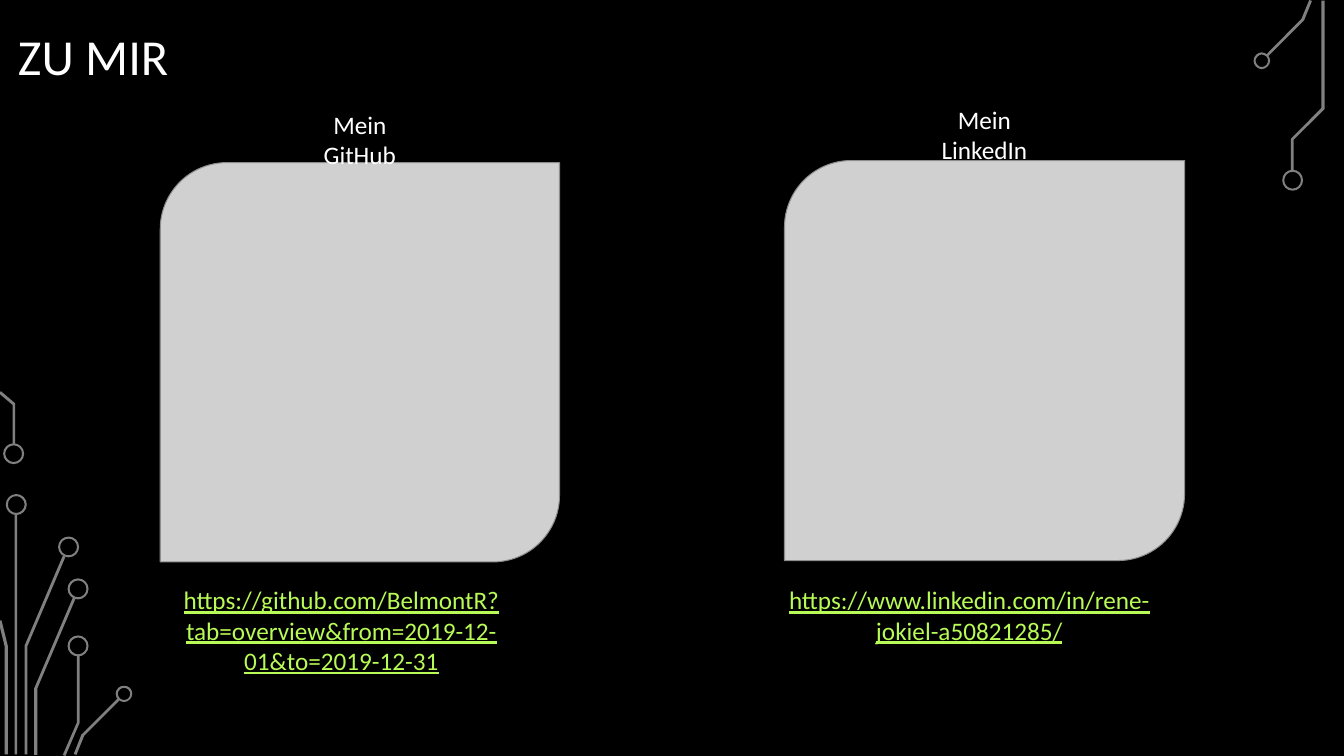
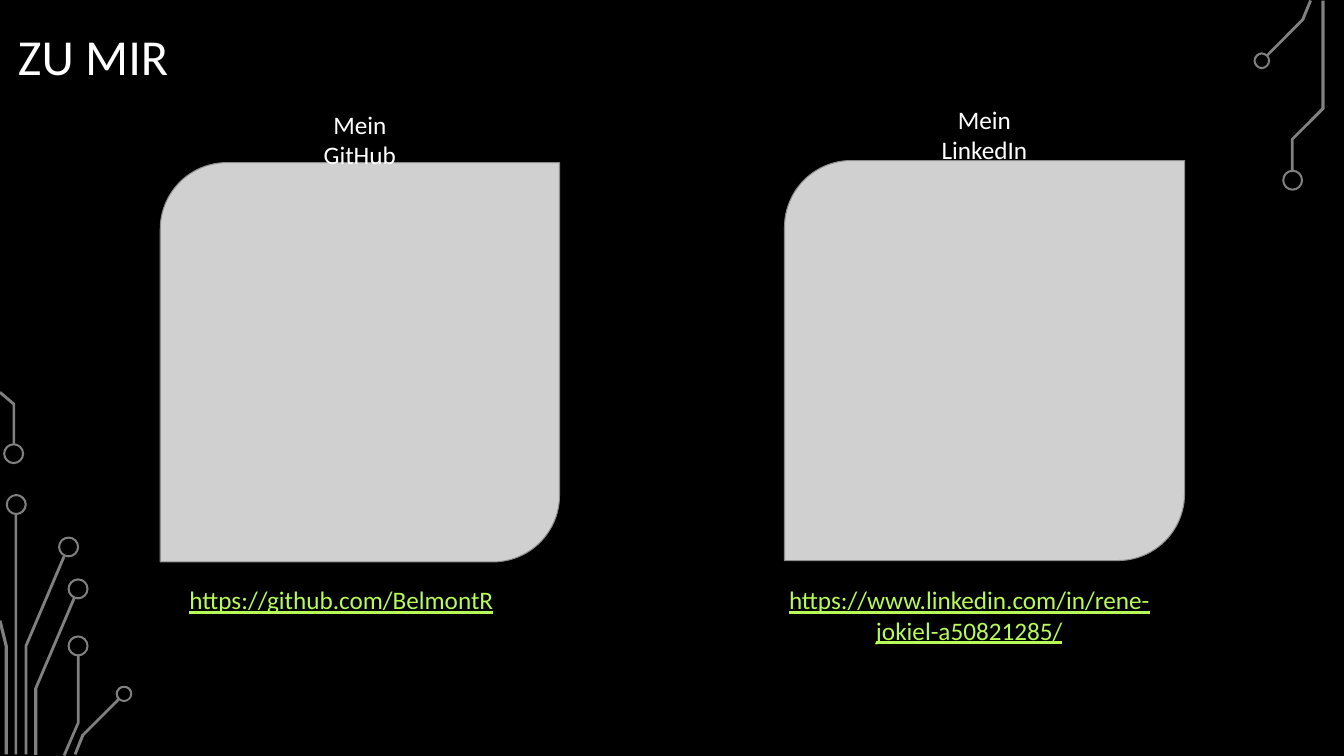
Before and after one commit to BelmontR/Java-Tutorial-Course, a slide deck: slide 5 of Java Grundkurs.pptx. Drawn at 1344x756 pixels with LibreOffice and Linux fonts; fonts in the diff are those of the drawing; grey boxes stand for pictures; background and template pictures are left out. Boxes give left, top, right and bottom in pixels: in the first picture for what was removed or moved away, otherwise in the second. Text is boxed around its words. In the diff, an @@ line names an element or a change of style, - is before the commit and + after.

```diff
--- a/Java Grundkurs.pptx
+++ b/Java Grundkurs.pptx
@@ text at [189,591,493,614]: text changed @@
-https://github.com/BelmontR?tab=overview&from=2019-12-01&to=2019-12-31
+https://github.com/BelmontR
```
